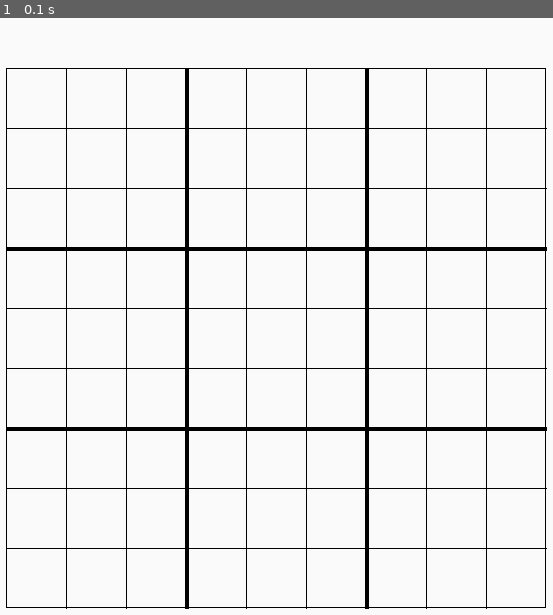
Above: before the commit, frame 1.
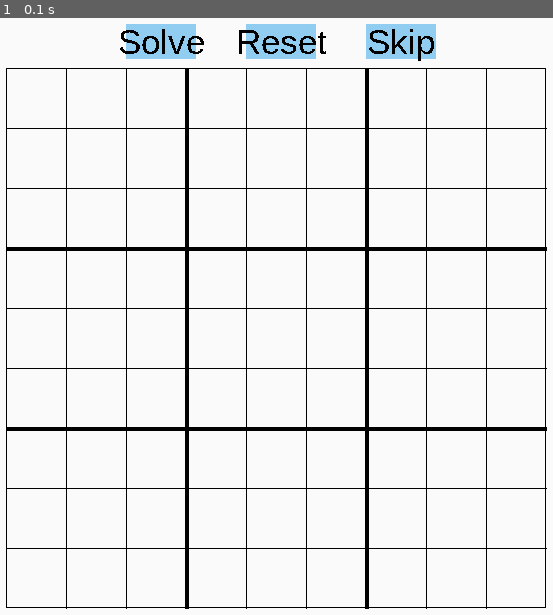
Above: after the commit, the same moment.

Repository: JDev165/sudokuBacktrackingVisualization
Game: pygame game, started from game.py
Same seed, same stepped clock (60 frames per second), same inputs: the game is played once before the commit and once after it.
Inputs:
- Up to frame 1 (0.1 s): no input

The runs differ from the first frame. In frame 1, 2.3% of the frame differs, in the area x 21-79%, y 1-8%.

Commit message:
Able to draw buttons and setup click events OO

Diff:
--- a/constants.py
+++ b/constants.py
@@ -47,5 +47,5 @@
     return valueIsInt
 
 
-def toPygameCoordinates(array_position, CENTERED_SUDOKU_ZERO_X_CORD):
+def toCenteredPygameCoordinates(array_position, CENTERED_SUDOKU_ZERO_X_CORD):
     return ((int(array_position[0]) * SUDOKU_BOARD_SMALL_SQUARE_SIZE) + CENTERED_SUDOKU_ZERO_X_CORD, (int(array_position[1]) * SUDOKU_BOARD_SMALL_SQUARE_SIZE) + CENTERED_SUDOKU_ZERO_X_CORD)
--- a/game.py
+++ b/game.py
@@ -8,12 +8,12 @@
     def __init__(self, cartridge, font_name, screenSize):
         self._cartridge = cartridge
         self._font_name = font_name
-        self._font = None
         self._screenSize = screenSize
         self._screen = None
         self._running = True
         pygame.init()
         self._font = pygame.font.SysFont(self._font_name, 35)
+        self._cartridge.setFont(self._font)
         self._screen = pygame.display.set_mode(self._screenSize)
 
     def play_cartridge(self):
@@ -23,7 +23,7 @@
                     self._running = False
                     pygame.quit()
                 elif event.type == pygame.MOUSEBUTTONDOWN:
-                    pass
+                    self._cartridge.mouseClickEvent(pygame.mouse.get_pos())
                 elif event.type == pygame.KEYDOWN:
                     pass
 
@@ -40,8 +40,8 @@
 
 
 def main():
-    sudokuCartridge = Sudoku('Sudoku', SUDOKU_BOARD_SIZE)
-    console = Console(sudokuCartridge, 'arial', SCREEN_SIZE)
+    sudoku_cartridge = Sudoku('Sudoku', SUDOKU_BOARD_SIZE)
+    console = Console(sudoku_cartridge, 'arial', SCREEN_SIZE)
     console.play_cartridge()
 
 
--- a/pygame_test.py
+++ b/pygame_test.py
@@ -69,7 +69,7 @@
             cellYCord = (pygame.mouse.get_pos(
             )[1] - CENTERED_SUDOKU_ZERO_X_CORD) // SUDOKU_BOARD_SMALL_SQUARE_SIZE
             selectionPygameCoords = tuple((cellXCord, cellYCord))
-            selectionPosition = toPygameCoordinates(
+            selectionPosition = toCenteredPygameCoordinates(
                 selectionPygameCoords, CENTERED_SUDOKU_ZERO_X_CORD)
 
             # Need to convert pygame coordinates to the sudoku 2d array indexes
@@ -128,13 +128,7 @@
         pygame.draw.line(screen, BLACK, (xcord, y1cord), (xcord, y2cord))
         ycord = xcord
         pygame.draw.line(screen, BLACK, (x1cord, ycord), (x2cord, ycord))
-    print(startSquares)
-    print(stopSquares)
-    print(incrementSquares)
-    print(startSmallSquares)
-    print(startSmallSquares)
-    print(stopSmallSquares)
-    print(incrementSmallSquares)
+
     # Draw error shade before number or else number disappears
 
     for choice in wrongChoices:
--- a/sudoku.py
+++ b/sudoku.py
@@ -1,4 +1,4 @@
-class Sudoku:
+class SudokuSolver:
     def __init__(self, board):
         self._board = board
 
--- a/sudoku_cartridge.py
+++ b/sudoku_cartridge.py
@@ -1,6 +1,9 @@
 import pygame
 from constants import *
+from button import *
 from pygame.locals import *
+from sudoku_api import *
+from sudoku import *
 
 
 class Cartridge:
@@ -19,7 +22,7 @@
         self.title = title
         self.boardSize = boardSize
         self.sudoku_board = Rect(self.boardSize, self.boardSize)
-        self.buttons = []
+        self.font = None
         self.wrongChoices = {}
         self.centered_board_zero_x_cord = 0
         self.centered_board_width_cord = 0
@@ -29,8 +32,24 @@
         self.selection_rect = None
         self.clicked_inside_board = None
         self.valid_selection = None
+        self.is_editable_cell = None
         self.sudoku_board.centery = CENTER_SCREEN_X
         self.sudoku_board.centerx = CENTER_SCREEN_Y
+        self.board = [[0, 0, 0, 2, 6, 0, 7, 0, 1],
+                      [6, 8, 0, 0, 7, 0, 0, 9, 0],
+                      [1, 9, 0, 0, 0, 4, 5, 0, 0],
+                      [8, 2, 0, 1, 0, 0, 0, 4, 0],
+                      [0, 0, 4, 6, 0, 2, 9, 0, 0],
+                      [0, 5, 0, 0, 0, 3, 0, 2, 8],
+                      [0, 0, 9, 3, 0, 0, 0, 7, 4],
+                      [0, 4, 0, 0, 5, 0, 0, 3, 6],
+                      [7, 0, 3, 0, 1, 8, 0, 0, 0]]
+
+        self.buttons = [SolveButton("Solve", 70, 35, (174, 10), (209, 28), SudokuSolver(self.board)), ResetButton(
+            "Reset", 70, 35, (294, 10), (329, 28), None), SkipButton("Skip", 70, 35, (414, 10), (449, 28), None)]
+
+        self.sudoku_api = SudokuAPI(board)
+        self.editable_cells = self.sudoku_api.getEmptyCells()
 
         # Board is shifted after we center it so we have to get the new coordinates to
         # Draw the board lines
@@ -79,4 +98,54 @@
             ycord = xcord
             pygame.draw.line(screen, BLACK, (self.centered_board_zero_x_cord,
                                              ycord), (self.centered_board_width_cord, ycord))
+
+        screen = self._drawButtons(screen)
+
         return screen
+
+    def _drawButtons(self, screen):
+        for button in self.buttons:
+            pygame.draw.rect(screen, LIGHTBLUE, button.get_rect())
+            textImage = self.font.render(button.get_text(), False, BLACK)
+            buttonTextRect = textImage.get_rect(
+                center=button.get_text_position())
+            screen.blit(textImage, buttonTextRect)
+
+        return screen
+
+    def mouseClickEvent(self, click_pos):
+        cellXCord = (
+            click_pos[0] - self.centered_board_zero_x_cord) // SUDOKU_BOARD_SMALL_SQUARE_SIZE
+        cellYCord = (
+            click_pos[1] - self.centered_board_zero_x_cord) // SUDOKU_BOARD_SMALL_SQUARE_SIZE
+        selection_pygame_coords = tuple((cellXCord, cellYCord))
+        self._setSelectionPosition(selection_pygame_coords)
+        self._setIsEditableCell(selection_pygame_coords)
+        self._setClickedInsideBoard(click_pos)
+
+        if click_pos:
+            for button in self.buttons:
+                button.on_click(click_pos)
+
+    def _setSelectionPosition(self, selection_pygame_coords):
+        self.selection_pos = toCenteredPygameCoordinates(
+            selection_pygame_coords, self.centered_board_zero_x_cord)
+        self._setSelectionRect()
+
+    def _setSelectionRect(self):
+        self.selection_rect = Rect(self.selection_pos, (60, 60))
+
+    def _setIsEditableCell(self, selection_pygame_coords):
+        self.is_editable_cell = 1 if selection_pygame_coords in self.editable_cells else 0
+
+    def _setClickedInsideBoard(self, click_pos):
+        # Use to check if we clicked inside the board or outside
+        # If any of the coordinates are negative, we're outside the board
+        # Also have to check for values larger than the width and height of the board
+        areaClicked = (click_pos[
+            0] - self.centered_board_zero_x_cord, self.centered_board_width_cord - click_pos[1])
+        self.clicked_inside_board = True if (areaClicked[0] > 0 and areaClicked[1] > 0) and (
+            areaClicked[0] < SUDOKU_BOARD_WIDTH and areaClicked[1] < SUDOKU_BOARD_WIDTH) else False
+
+    def setFont(self, font):
+        self.font = font
